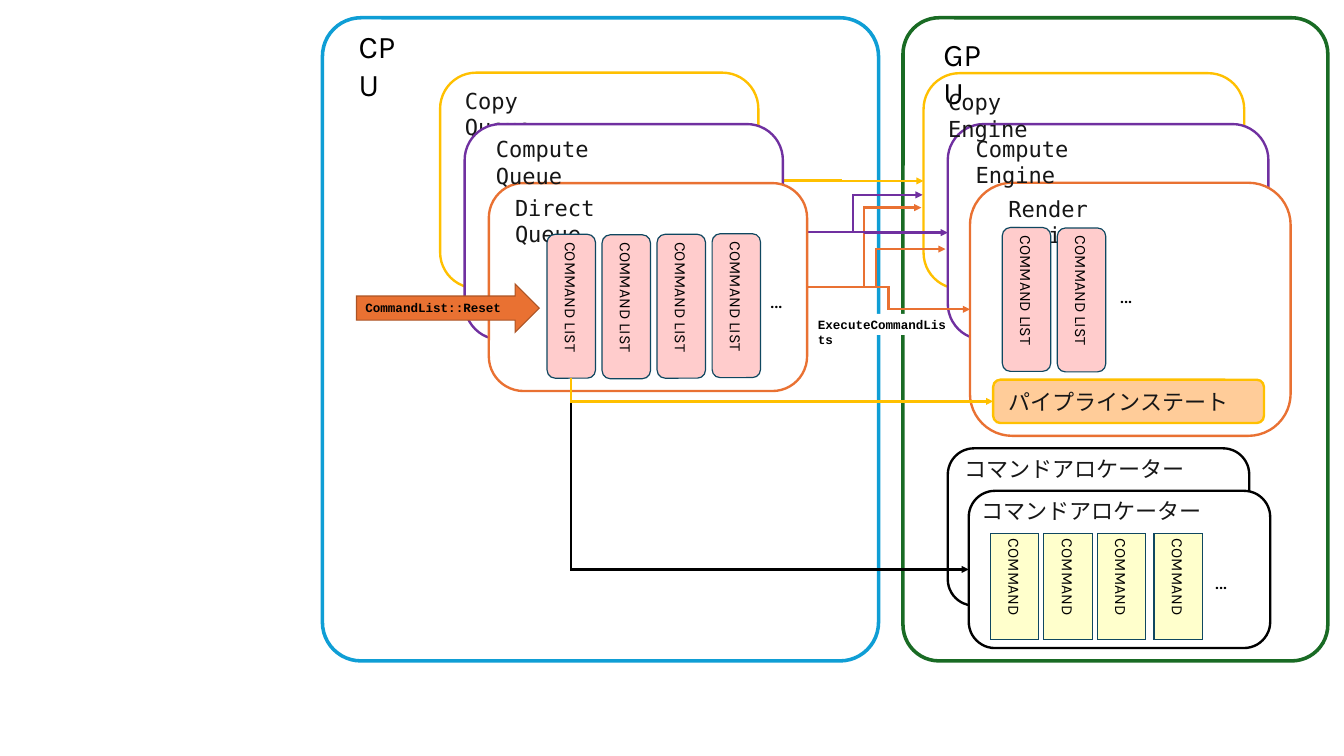
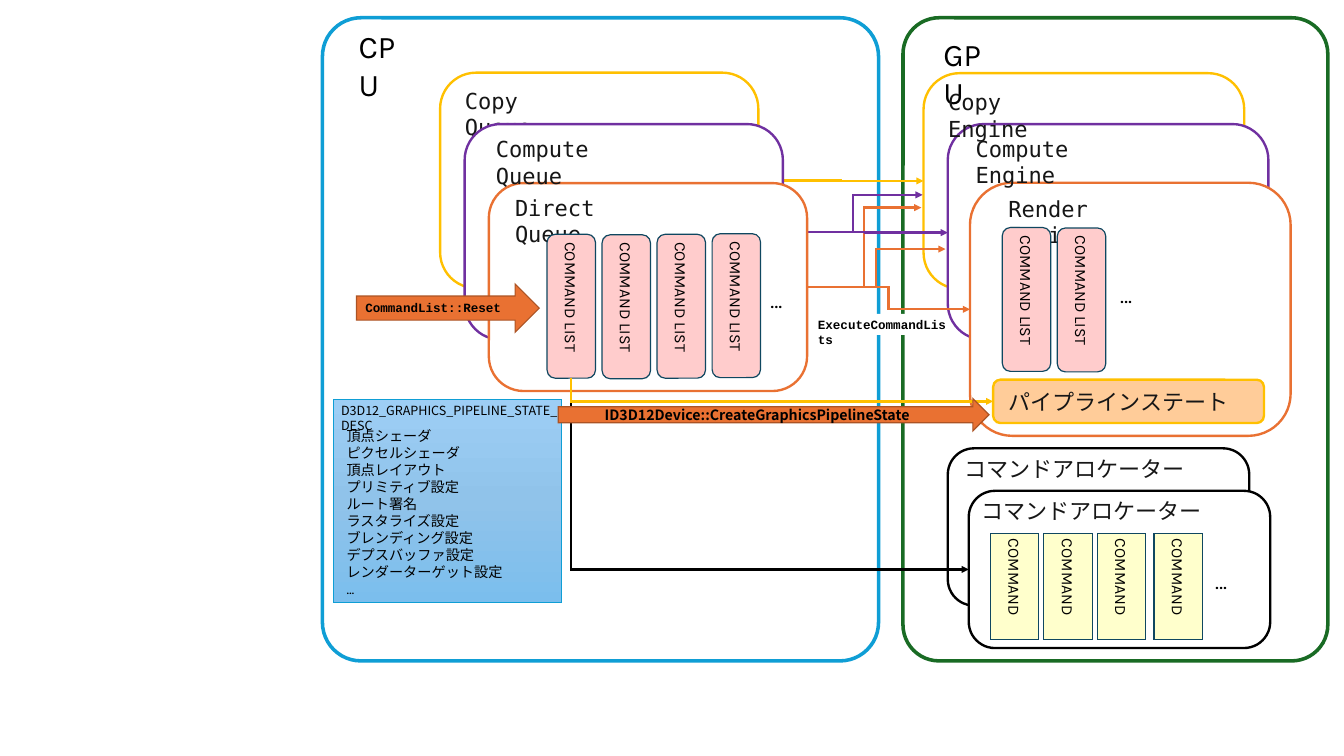
Before and after one commit to t-pot/t-pot.github.io, a slide deck: slide 1 of program/158_DX12_2_device/158_DX12Device_2.pptx. Drawn at 1344x756 pixels with LibreOffice and Linux fonts; fonts in the diff are those of the drawing. Boxes give left, top, right and bottom in pixels: in the first picture for what was removed or moved away, otherwise in the second. Text is boxed around its words. In the diff, an @@ line names an element or a change of style, - is before the commit and + after.

```diff
--- a/program/158_DX12_2_device/158_DX12Device_2.pptx
+++ b/program/158_DX12_2_device/158_DX12Device_2.pptx
@@ rectangle added at [333,400,561,602], fill gradient #9ECFF5 to #90C4EB to #7CBEED, outline #0F9ED5 1 pt @@
@@ text added at [341,405,557,434], 16 pt, text #000000 @@
+D3D12_GRAPHICS_PIPELINE_STATE_DESC
@@ right arrow added at [559,399,990,431], fill #E97132, outline #AC5425 1.5 pt @@
@@ text added at [605,406,910,425], 18 pt, text #000000, bold @@
+ID3D12Device::CreateGraphicsPipelineState
@@ text added at [347,427,503,578], 18 pt, text #000000 @@
+頂点シェーダ
+ピクセルシェーダ
+頂点レイアウト
+プリミティブ設定
+ルート署名
+ラスタライズ設定
+ブレンディング設定
+デプスバッファ設定
+レンダーターゲット設定
+…
```
Also in this commit, not shown: 2 slides added, 41 other files.
